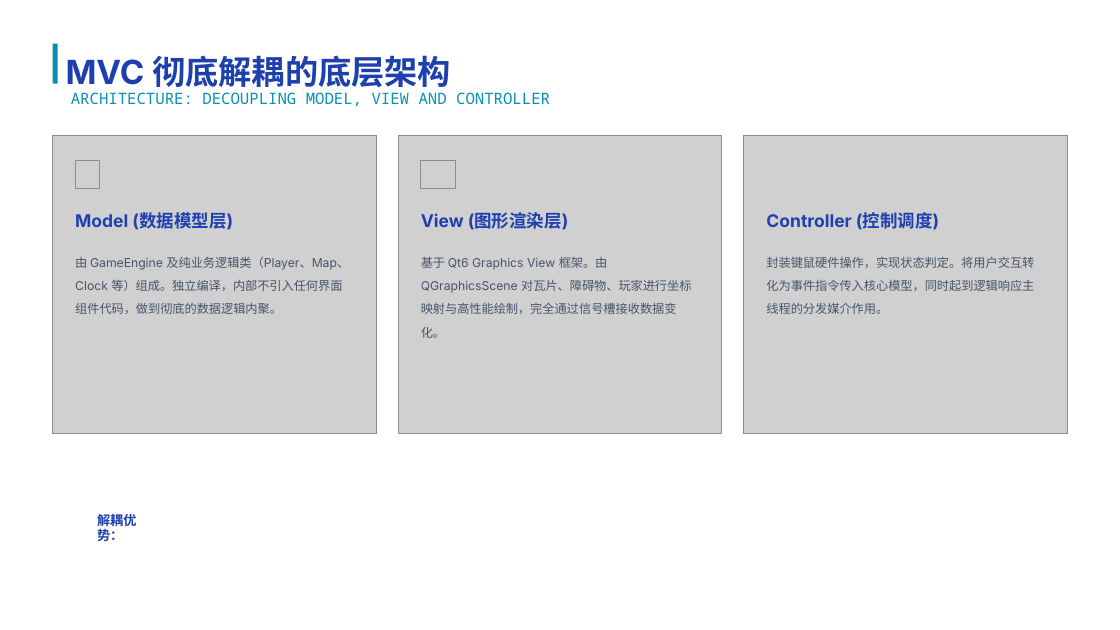
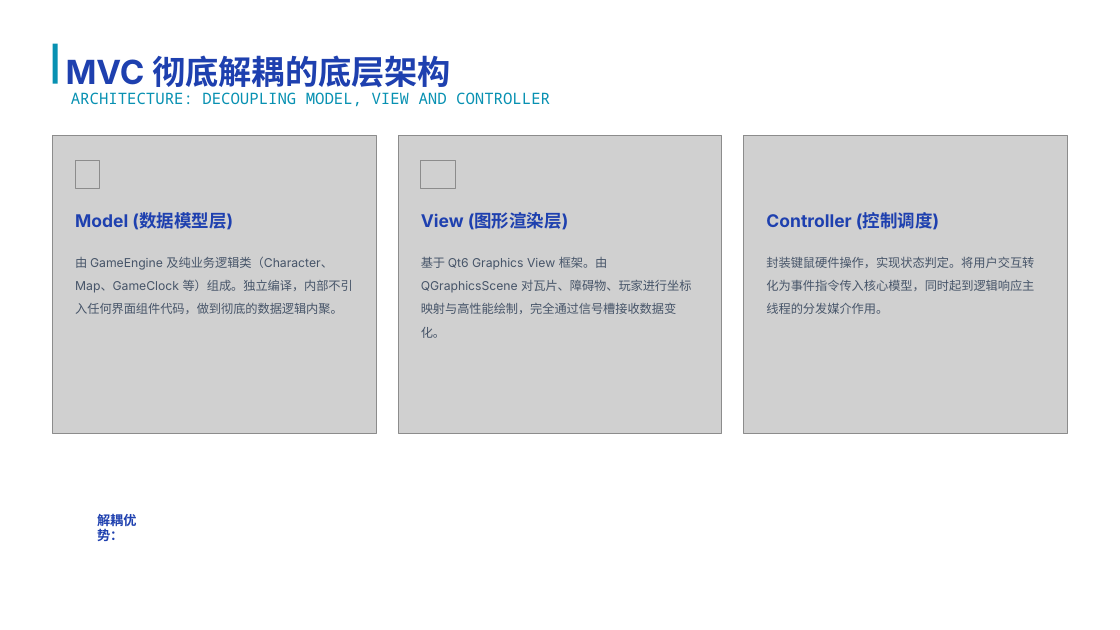
Before and after one commit to luqie0106/CampusRPG_Simultaneously, a slide deck: slide 4 of 校园RPG：大学生存物语项目答辩.pptx. Drawn at 1120x630 pixels with LibreOffice and Linux fonts; fonts in the diff are those of the drawing; grey boxes stand for pictures; background and template pictures are left out. Boxes give left, top, right and bottom in pixels: in the first picture for what was removed or moved away, otherwise in the second. Text is boxed around its words. In the diff, an @@ line names an element or a change of style, - is before the commit and + after.

```diff
--- a/校园RPG：大学生存物语项目答辩.pptx
+++ b/校园RPG：大学生存物语项目答辩.pptx
@@ text at (75, 257, 353, 314): text changed @@
-由 GameEngine 及纯业务逻辑类（Player、Map、Clock 等）组成。独立编译，内部不引入任何界面组件代码，做到彻底的数据逻辑内聚。
+由 GameEngine 及纯业务逻辑类（Character、Map、GameClock 等）组成。独立编译，内部不引入任何界面组件代码，做到彻底的数据逻辑内聚。
```
Also in this commit, not shown: 10 other slides changed, 1 slide added, 2 slides removed.
